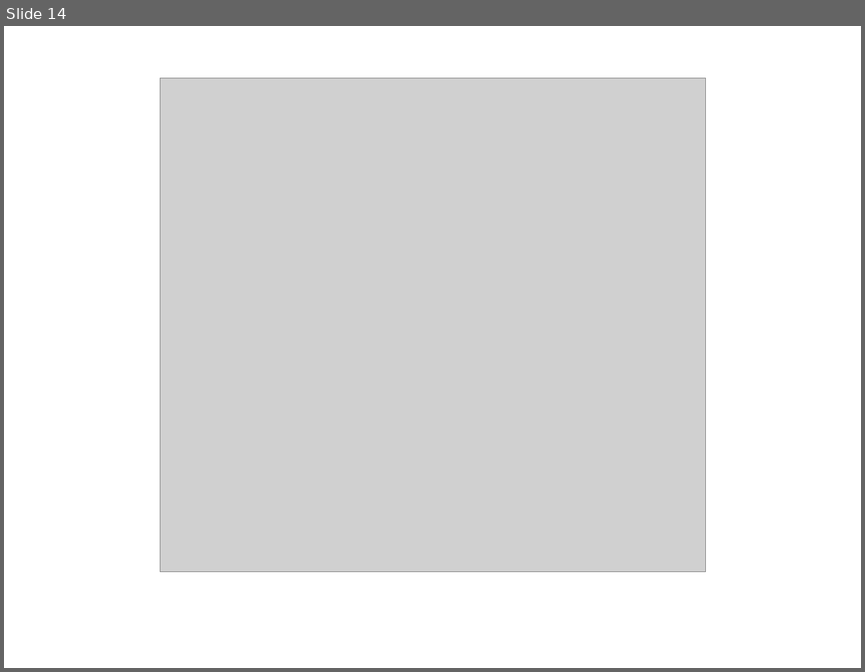
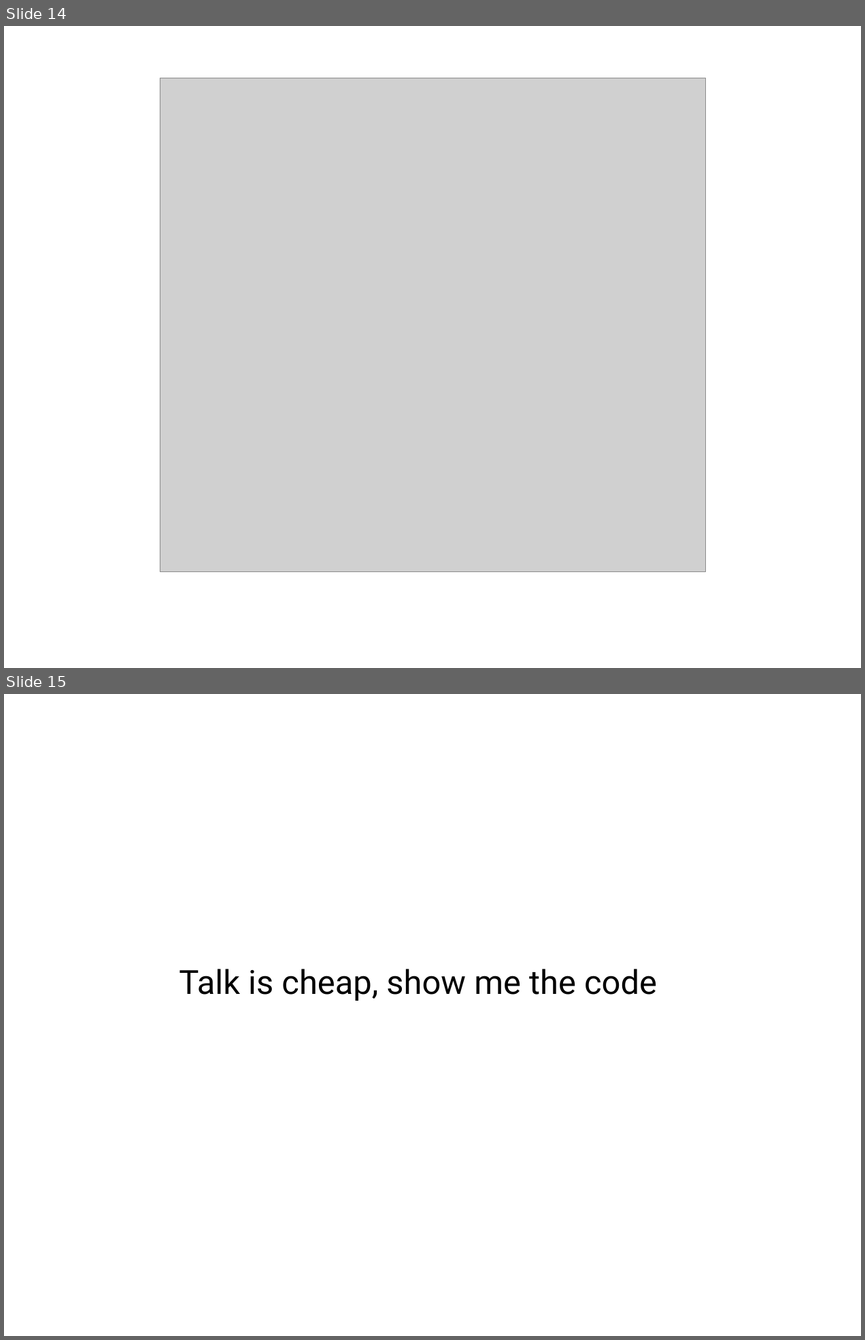
Before and after one commit to life0727/blog, a slide deck: ppt/typescript1.pptx. Shown one above the other, each under a label of ours: slide 14 before the commit, slides 14 and 15 after it. The pictures are 865x672 and 865x1340 pixels, drawn with LibreOffice and Linux fonts; fonts in the diff are those of the drawing; grey boxes stand for pictures; background and template pictures are left out. Boxes give left, top, right and bottom in pixels: in the first picture for what was removed or moved away, otherwise in the second. Text is boxed around its words. In the diff, an @@ line names an element or a change of style, - is before the commit and + after.

```diff
--- a/ppt/typescript1.pptx
+++ b/ppt/typescript1.pptx
@@ slide 15 added at (4,694,861,1336), background picture (left out) @@
@@ text added at (179,969,657,1001), 44 pt, text #000000 @@
+Talk is cheap, show me the code
```
Also in this commit, not shown: 2 slides changed.
